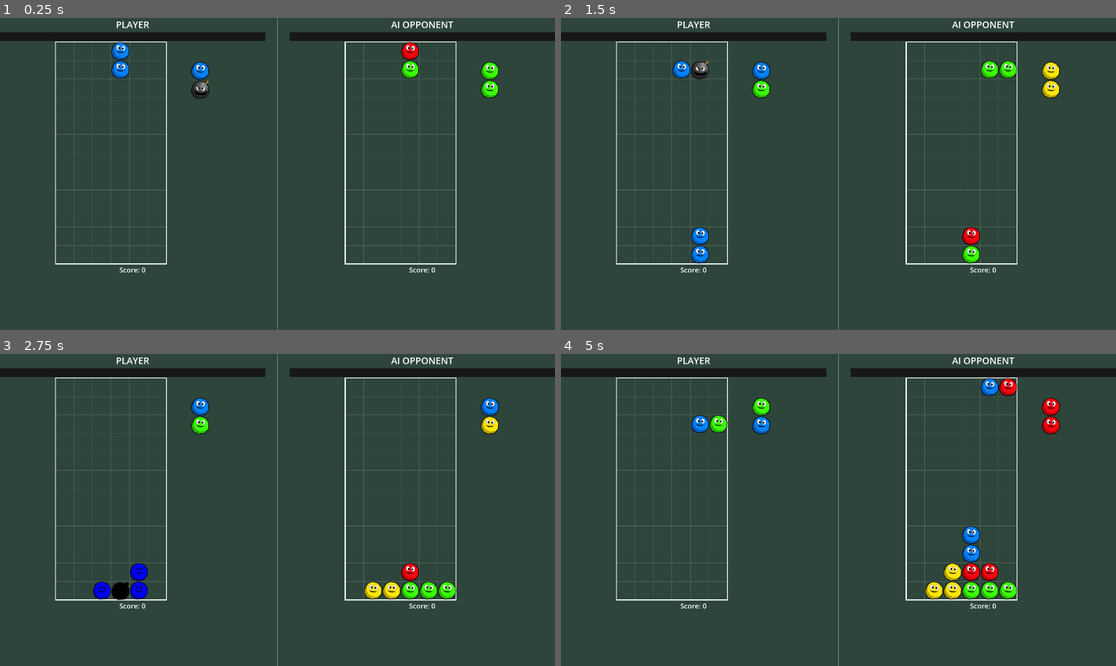
Above: before the commit, frames 1-4 (two rows, left to right).
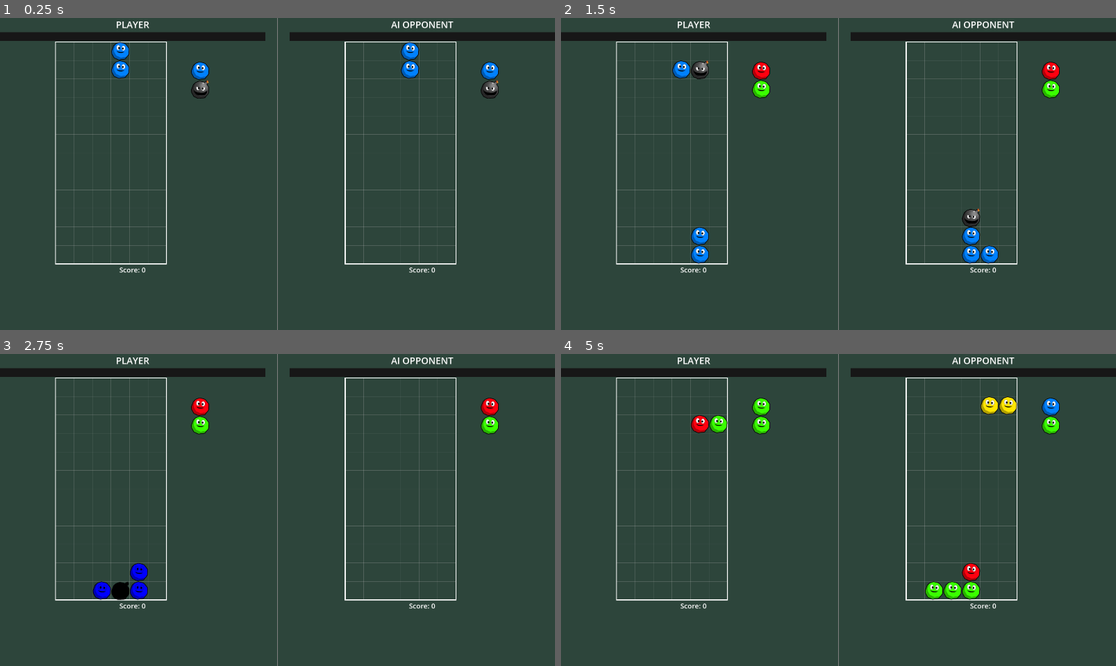
Above: after the commit, the same moments.

Repository: csmallfield/PuyoPuyo
Game: Godot game, scene res://scenes/VSMode.tscn
The game is run twice, just before and just after one commit, with the same random seed, the same clock (stepped at 60 frames per second) and the same inputs. This scene is started directly instead of the project's main scene. The engine's default icon, where the game draws it, is replaced by a stand-in: a white triangle on a blue panel in a dark square.
Inputs:
- Up to frame 1 (0.25 s): no input
- Up to frame 2 (1.5 s): hold Space (fast_drop) 0.53-1.28 s; hold Right (move_right) from 0.53 s (still down); tap Up (rotate_piece) at 1.35 s
- Up to frame 3 (2.75 s): release Right (move_right) at 2.03 s; hold Left (move_left) from 2.03 s (still down); hold Space (fast_drop) from 2.03 s (still down)
- Up to frame 4 (5 s): release Space (fast_drop) at 2.78 s; tap Up (rotate_piece) at 2.85, 4.35 s; release Left (move_left) at 3.53 s; hold Down (move_down) 3.53-4.28 s; hold Space (fast_drop) 3.53-4.28 s; tap Enter at 4.25 s; hold Right (move_right) from 4.28 s (still down)

The runs differ from the first frame. In frame 1, 0.5% of the frame differs, in the area x 72-90%, y 7-26%; in frame 2, 1.2%; in frame 3, 1.3%; in frame 4, 2.2%, in the area x 23-90%, y 7-79%.

Commit message:
fixed piece mathcing in VS mode
the grids were getting different piece sequences, not they are the same.

Diff:
--- a/puyopuyo_prototype/scripts/GameState.gd
+++ b/puyopuyo_prototype/scripts/GameState.gd
@@ -294,6 +294,14 @@
 	sequence_index += 1
 	return data
 
+func get_piece_pair_data_at_index(index: int):
+	"""Get a specific piece pair from the sequence by index"""
+	# If we need more pieces, generate them
+	while index >= piece_sequence.size():
+		generate_piece_sequence()
+
+	return piece_sequence[index]
+
 func reset_piece_sequence():
 	"""Reset the piece sequence (for new games)"""
 	piece_sequence = []
--- a/puyopuyo_prototype/scripts/Grid.gd
+++ b/puyopuyo_prototype/scripts/Grid.gd
@@ -38,6 +38,8 @@
 var incoming_garbage_points = 0  # Nuisance points waiting to be dropped
 var pending_garbage_drop = false  # Whether garbage should drop after current piece
 
+# Piece sequence tracking - ADD THIS
+var my_sequence_index = 0
 
 @onready var piece_pair_scene = preload("res://scenes/PiecePair.tscn")
 
@@ -114,6 +116,7 @@
 func start_game():
 	initialize_grid()
 	clear_all_pieces()
+	my_sequence_index = 0
 	spawn_new_piece_pair()
 
 func clear_all_pieces():
@@ -127,6 +130,8 @@
 	else:
 		current_piece_pair = piece_pair_scene.instantiate()
 		add_child(current_piece_pair)
+		current_piece_pair.set_piece_data_from_index(my_sequence_index)
+		my_sequence_index += 1
 
 	# Reset landing state for new piece
 	reset_landing_state()
@@ -144,6 +149,8 @@
 	# Prepare next piece
 	next_piece_pair = piece_pair_scene.instantiate()
 	add_child(next_piece_pair)
+	next_piece_pair.set_piece_data_from_index(my_sequence_index)
+	my_sequence_index += 1
 	next_piece_pair.set_pixel_position(Vector2(500, 100))
 
 func start_camera_shake(duration: float):
--- a/puyopuyo_prototype/scripts/PiecePair.gd
+++ b/puyopuyo_prototype/scripts/PiecePair.gd
@@ -15,7 +15,7 @@
 	piece1 = piece_scene.instantiate()
 	piece2 = piece_scene.instantiate()
 
-	# Get piece data from GameState's shared sequence
+	# Get piece data from GameState's shared sequence (legacy method)
 	var piece_data = GameState.get_next_piece_pair_data()
 
 	# Set piece1 type
@@ -86,3 +86,35 @@
 func get_pieces():
 	# Always return pieces in the same order regardless of rotation
 	return [piece1, piece2]
+
+func set_piece_data_from_index(index: int):
+	"""Create pieces from a specific index in the shared sequence"""
+	var piece_data = GameState.get_piece_pair_data_at_index(index)
+
+	# Create piece1 and piece2 if they don't exist
+	if not piece1:
+		piece1 = piece_scene.instantiate()
+		add_child(piece1)
+	if not piece2:
+		piece2 = piece_scene.instantiate()
+		add_child(piece2)
+
+	# Set piece1 type
+	match piece_data.piece1.type:
+		"bomb":
+			piece1.set_as_bomb()
+		"bubble":
+			piece1.set_as_bubble()
+		"normal":
+			piece1.set_color(piece_data.piece1.color)
+
+	# Set piece2 type
+	match piece_data.piece2.type:
+		"bomb":
+			piece2.set_as_bomb()
+		"bubble":
+			piece2.set_as_bubble()
+		"normal":
+			piece2.set_color(piece_data.piece2.color)
+
+	update_piece_positions()
